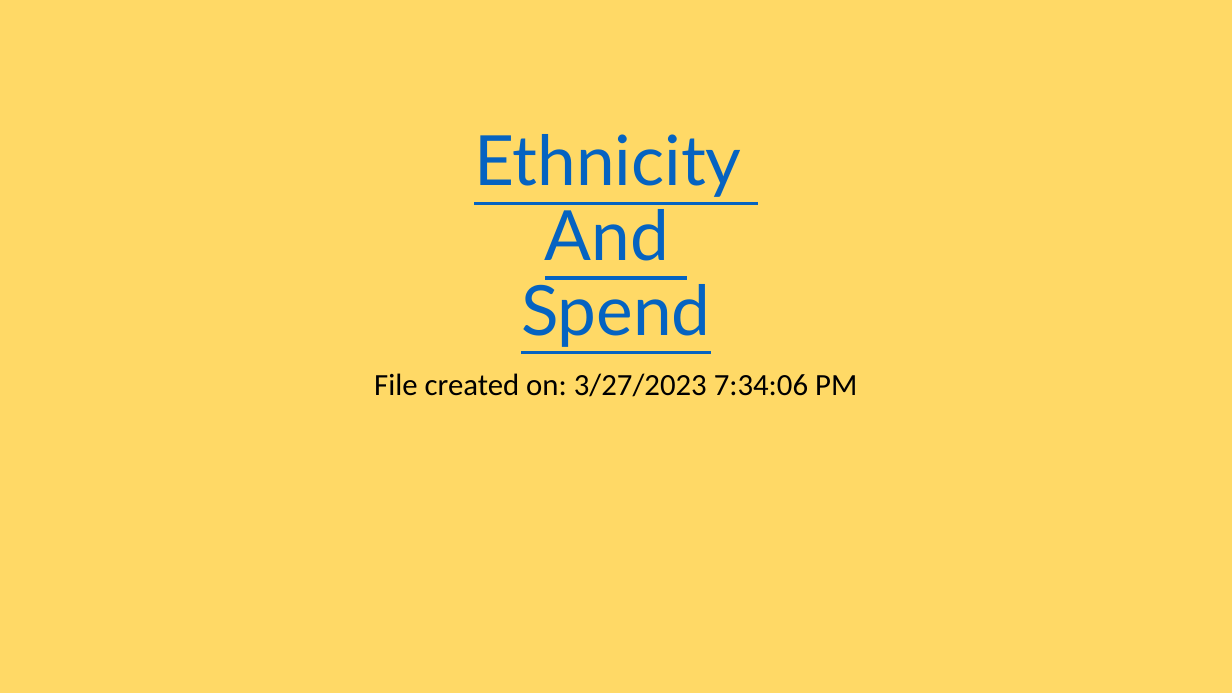
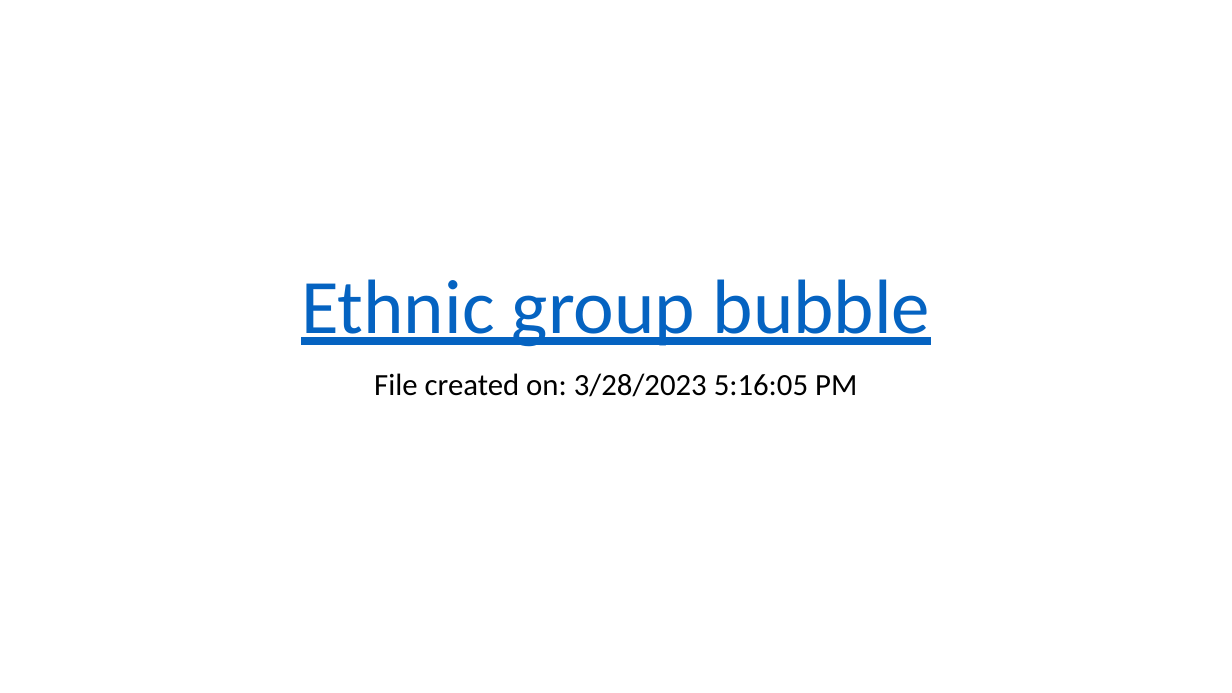
Before and after one commit to mwehner2022/Retail_Analysis, a slide deck: slide 1 of Ethnicity.pptx. Drawn at 1232x693 pixels with LibreOffice and Linux fonts; fonts in the diff are those of the drawing. Boxes give left, top, right and bottom in pixels: in the first picture for what was removed or moved away, otherwise in the second. Text is boxed around its words. In the diff, an @@ line names an element or a change of style, - is before the commit and + after.

```diff
--- a/Ethnicity.pptx
+++ b/Ethnicity.pptx
@@ background #FFD966 to #FFFFFF @@
@@ title at (x1=301, y1=279, x2=931, y2=347): text changed; size 54 to 60 pt; font Lato to Calibri @@
-Ethnicity
-And
-Spend
+Ethnic group bubble
@@ subtitle at (x1=374, y1=373, x2=857, y2=397): text changed @@
-File created on: 3/27/2023 7:34:06 PM
+File created on: 3/28/2023 5:16:05 PM
```
Also in this commit, not shown: 9 slides added, 9 slides removed.
